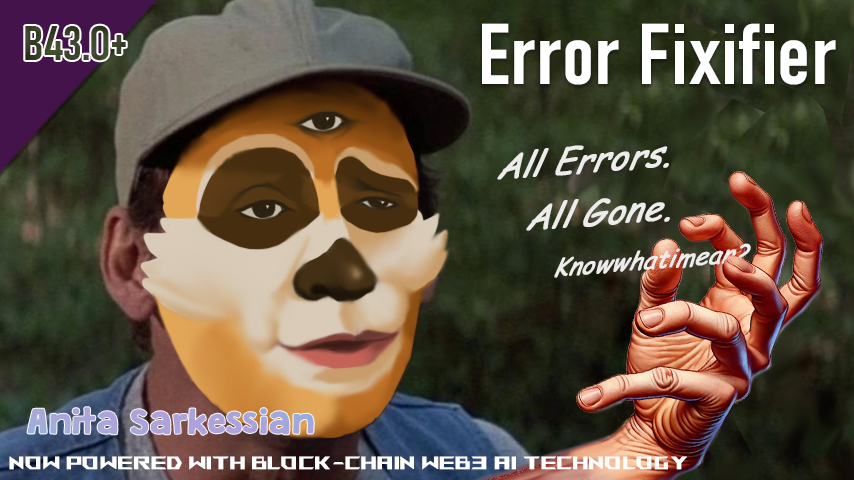
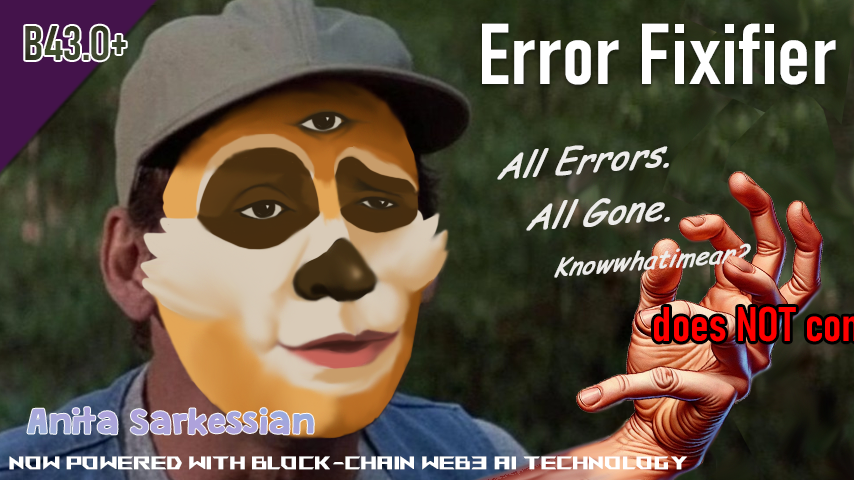
Before/after of a w=854, h=480 layered artwork. What changed in the layer stack:
added layer "does NOT contain malware" in group "Group 1" over [654, 306, 854, 342]
